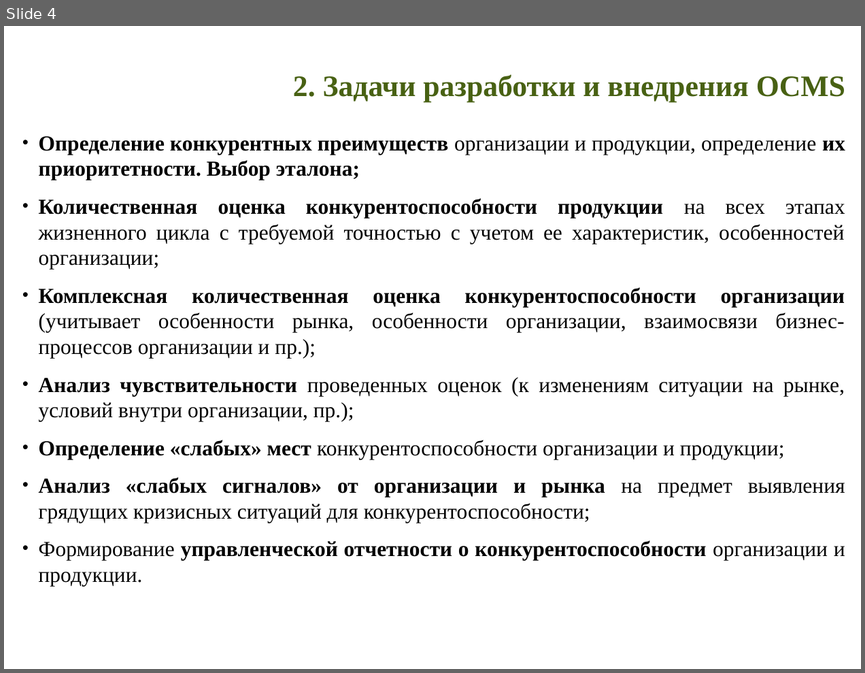
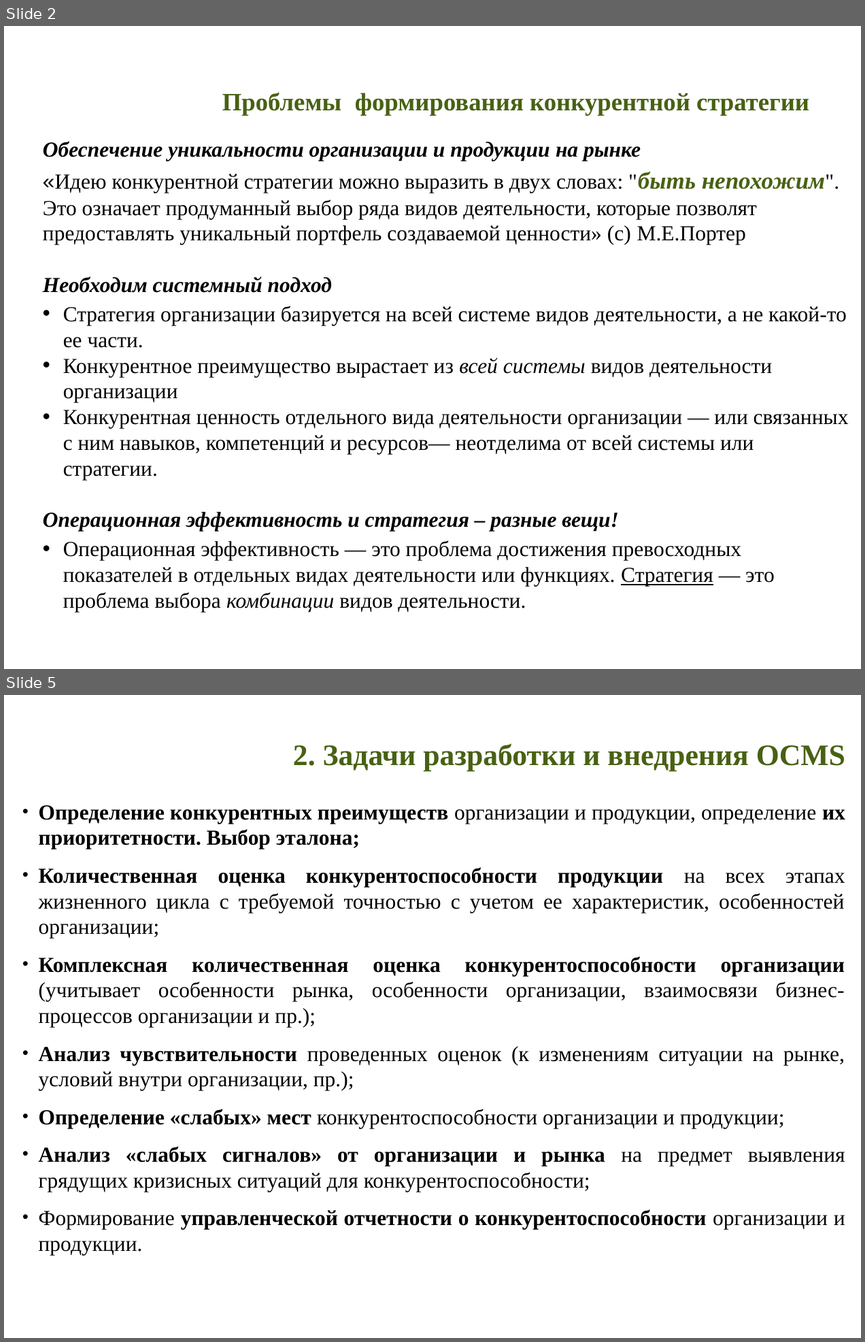
Before and after one commit to ocmsystem/ocmsystem.github.io, a slide deck: files/presentations/Presentation_OCMSystem_RU.ppt. Shown one above the other, each under a label of ours: slide 4 before the commit, slides 2 and 5 after it; the slides between them are not shown. The pictures are 865x673 and 865x1342 pixels, drawn with LibreOffice and Linux fonts; fonts in the diff are those of the drawing; background and template pictures are left out. Boxes give left, top, right and bottom in pixels: in the first picture for what was removed or moved away, otherwise in the second. Text is boxed around its words. In the diff, an @@ line names an element or a change of style, - is before the commit and + after.

Commit message:
Update russian presentation and main page text

```diff
--- a/files/presentations/Presentation_OCMSystem_RU.ppt
+++ b/files/presentations/Presentation_OCMSystem_RU.ppt
@@ slide 2 added at [4, 26, 861, 669], background picture (left out) @@
@@ title added at [222, 92, 809, 116], 21 pt, text #486113, bold @@
+Проблемы формирования конкурентной стратегии
@@ text added at [43, 141, 849, 586], 18 pt, text #000000 @@
+Обеспечение уникальности организации и продукции на рынке
+«Идею конкурентной стратегии можно выразить в двух словах: "быть непохожим". Это означает продуманный выбор ряда видов деятельности, которые позволят предоставлять уникальный портфель создаваемой ценности» (с) М.E.Портер
+Необходим системный подход
+• Стратегия организации базируется на всей системе видов деятельности, а не какой-то ее части.
+• Конкурентное преимущество вырастает из всей системы видов деятельности организации
+• Конкурентная ценность отдельного вида деятельности организации — или связанных с ним навыков, компетенций и ресурсов— неотделима от всей системы или стратегии.
+Операционная эффективность и стратегия – разные вещи!
+• Операционная эффективность — это проблема достижения превосходных показателей в отдельных видах деятельности или функциях. Стратегия — это проблема выбора комбинации видов деятельности.
@@ what was slide 4 is now slide 5 @@
```
Also in this commit, not shown: 5 slides changed, 2 slides removed, 1 other file.
